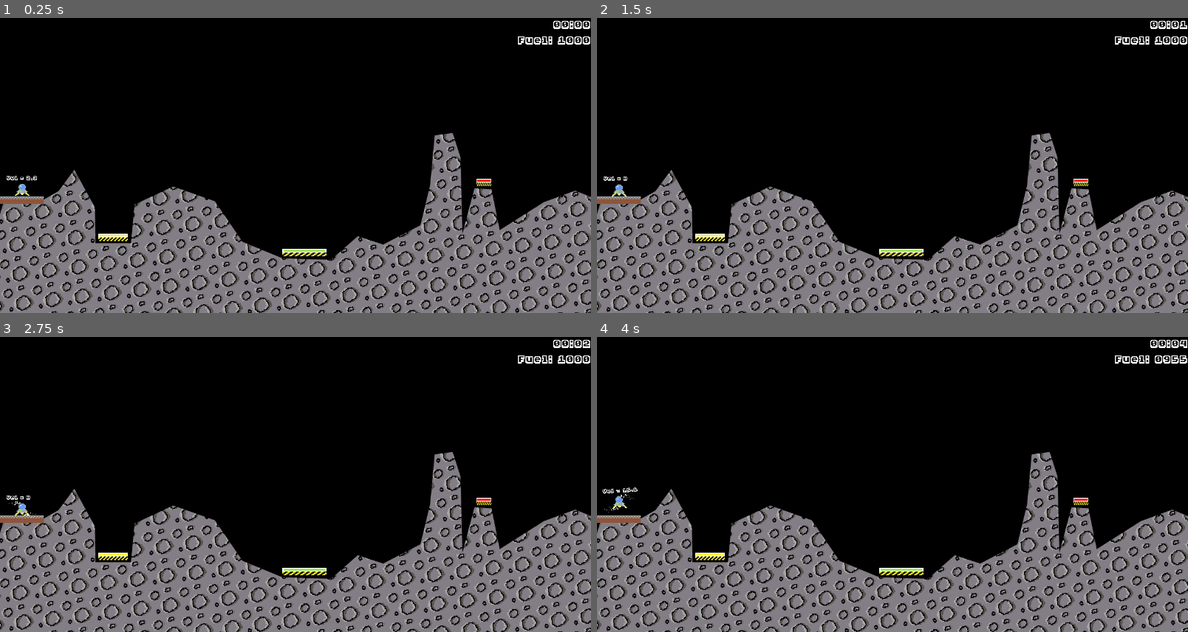
Above: before the commit, frames 1-4 (two rows, left to right).
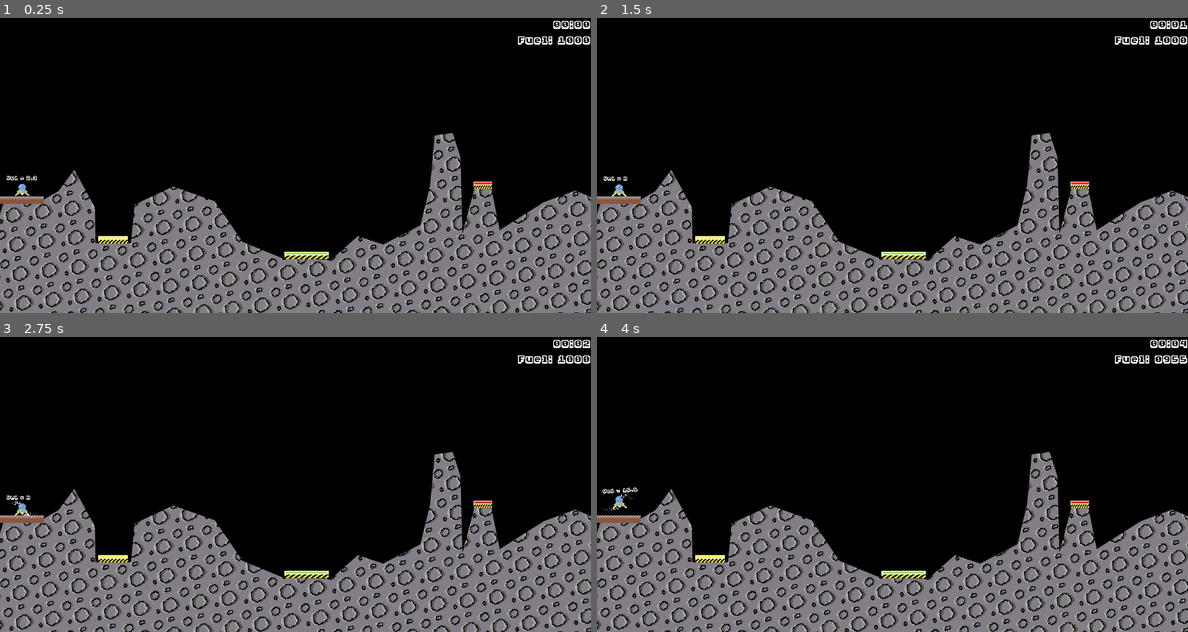
Above: after the commit, the same moments.

Repository: JestemStefan/GWJ_48_Moon_Lander
Game: Godot game, scene res://scenes/levels/Level_2.tscn
Two runs of this game, one before a commit and one after it. Both use one fixed random seed, a clock stepped at 60 frames per second and the inputs below. This scene is started directly instead of the project's main scene. Sound files missing from this copy of the repository are replaced by a short silence.
Inputs (mouse positions are in pixels of both pictures, inside the frame that each line leads up to):
- Up to frame 1 (0.25 s): no input
- Up to frame 2 (1.5 s): tap Enter at 0.5 s; move the mouse to (1022, 150) at 0.52 s; hold Right (ui_right) 0.53-1.28 s; tap Space at 1.25 s; move the mouse to (774, 180) at 1.27 s; hold Down (ui_down) from 1.28 s (still down)
- Up to frame 3 (2.75 s): tap Enter at 2 s; move the mouse to (354, 419) at 2.02 s; release Down (ui_down) at 2.03 s; hold Right (ui_right) from 2.03 s (still down)
- Up to frame 4 (4 s): tap Space at 2.75 s; move the mouse to (862, 543) at 2.77 s; release Right (ui_right) at 2.78 s; hold Up (ui_up) 2.78-3.53 s; move the mouse to (1069, 528) at 3.52 s; hold Left (ui_left) from 3.53 s (still down)

The runs differ from the first frame. In frame 1, 0.5% of the frame differs, in the area x 16-84%, y 54-82%; in frame 2, 0.5%; in frame 3, 0.5%; in frame 4, 0.5%.

Commit message:
Fix one leg landing

Diff:
--- a/scenes/level_elements/LandingPad.tscn
+++ b/scenes/level_elements/LandingPad.tscn
@@ -14,6 +14,7 @@
 } ]
 
 [node name="LandingPad" type="StaticBody2D"]
+collision_layer = 9
 script = ExtResource( 2 )
 
 [node name="CollisionShape2D" type="CollisionShape2D" parent="."]
--- a/scenes/levels/Level_2.tscn
+++ b/scenes/levels/Level_2.tscn
@@ -8,7 +8,7 @@
 [ext_resource path="res://scenes/UI/WinnerScreen.tscn" type="PackedScene" id=6]
 
 [sub_resource type="RectangleShape2D" id=4]
-extents = Vector2( 16, 8 )
+extents = Vector2( 20, 8 )
 
 [sub_resource type="RectangleShape2D" id=2]
 extents = Vector2( 32, 8 )
@@ -36,18 +36,18 @@
 position = Vector2( 47, 395 )
 
 [node name="LandingPad3" parent="." instance=ExtResource( 5 )]
-position = Vector2( 1048, 357 )
+position = Vector2( 1046, 363 )
 stars = 3
 
 [node name="CollisionShape2D" parent="LandingPad3" index="0"]
 shape = SubResource( 4 )
 
 [node name="Sprite" parent="LandingPad3" index="1"]
-scale = Vector2( 1, 2 )
+scale = Vector2( 1.25, 2 )
 frame = 2
 
 [node name="LandingPad2" parent="." instance=ExtResource( 5 )]
-position = Vector2( 245, 476 )
+position = Vector2( 245, 481 )
 stars = 2
 
 [node name="CollisionShape2D" parent="LandingPad2" index="0"]
@@ -58,7 +58,7 @@
 frame = 1
 
 [node name="LandingPad" parent="." instance=ExtResource( 5 )]
-position = Vector2( 659, 509 )
+position = Vector2( 664, 515 )
 stars = 1
 
 [node name="CollisionShape2D" parent="LandingPad" index="0"]
--- a/scenes/levels/Level_3.tscn
+++ b/scenes/levels/Level_3.tscn
@@ -13,7 +13,7 @@
 extents = Vector2( 32, 8 )
 
 [sub_resource type="RectangleShape2D" id=3]
-extents = Vector2( 16, 8 )
+extents = Vector2( 20, 8 )
 
 [node name="Level_3" type="Node2D"]
 
@@ -50,14 +50,14 @@
 frame = 1
 
 [node name="LandingPad3" parent="." instance=ExtResource( 12 )]
-position = Vector2( 221, 480 )
+position = Vector2( 220, 480 )
 stars = 3
 
 [node name="CollisionShape2D" parent="LandingPad3" index="0"]
 shape = SubResource( 3 )
 
 [node name="Sprite" parent="LandingPad3" index="1"]
-scale = Vector2( 1, 2 )
+scale = Vector2( 1.25, 2 )
 frame = 2
 
 [node name="Player" parent="." instance=ExtResource( 2 )]
@@ -72,6 +72,7 @@
 
 [node name="WinnerScreen" parent="UI" instance=ExtResource( 1 )]
 visible = false
+minimumFuelForStar = 400
 
 [connection signal="emitFuel" from="Player" to="UI/Counter" method="decreaseFuel"]
 [connection signal="fuelEmpty" from="UI/Counter" to="Player" method="_onFuelEmpty"]
--- a/scenes/levels/Level_4.tscn
+++ b/scenes/levels/Level_4.tscn
@@ -14,7 +14,7 @@
 extents = Vector2( 32, 8 )
 
 [sub_resource type="RectangleShape2D" id=3]
-extents = Vector2( 16, 8 )
+extents = Vector2( 20, 8 )
 
 [node name="Level_4" type="Node2D"]
 
@@ -52,14 +52,14 @@
 frame = 1
 
 [node name="LandingPad3" parent="." instance=ExtResource( 12 )]
-position = Vector2( 163, 247 )
+position = Vector2( 165, 247 )
 stars = 3
 
 [node name="CollisionShape2D" parent="LandingPad3" index="0"]
 shape = SubResource( 3 )
 
 [node name="Sprite" parent="LandingPad3" index="1"]
-scale = Vector2( 1, 2 )
+scale = Vector2( 1.25, 2 )
 frame = 2
 
 [node name="StartingPad" parent="." instance=ExtResource( 1 )]
@@ -75,6 +75,7 @@
 
 [node name="WinnerScreen" parent="UI" instance=ExtResource( 5 )]
 visible = false
+minimumFuelForStar = 400
 
 [connection signal="emitFuel" from="Player" to="UI/Counter" method="decreaseFuel"]
 [connection signal="fuelEmpty" from="UI/Counter" to="Player" method="_onFuelEmpty"]
--- a/scenes/levels/Level_5.tscn
+++ b/scenes/levels/Level_5.tscn
@@ -13,7 +13,7 @@
 extents = Vector2( 32, 8 )
 
 [sub_resource type="RectangleShape2D" id=3]
-extents = Vector2( 16, 8 )
+extents = Vector2( 20, 8 )
 
 [node name="Level_5" type="Node2D"]
 
@@ -57,7 +57,7 @@
 shape = SubResource( 3 )
 
 [node name="Sprite" parent="LandingPad3" index="1"]
-scale = Vector2( 1, 2 )
+scale = Vector2( 1.25, 2 )
 frame = 2
 
 [node name="Player" parent="." instance=ExtResource( 2 )]
--- a/scenes/levels/Tutorial.tscn
+++ b/scenes/levels/Tutorial.tscn
@@ -30,7 +30,7 @@
 } ]
 
 [sub_resource type="RectangleShape2D" id=4]
-extents = Vector2( 16, 8 )
+extents = Vector2( 20, 8 )
 
 [node name="Level_Tutorial" type="Node2D"]
 
@@ -75,7 +75,7 @@
 shape = SubResource( 4 )
 
 [node name="Sprite" parent="LandingPad3" index="1"]
-scale = Vector2( 1, 2 )
+scale = Vector2( 1.25, 2 )
 frames = SubResource( 3 )
 frame = 2
 
--- a/scenes/player/Player.tscn
+++ b/scenes/player/Player.tscn
@@ -145,4 +145,16 @@
 [node name="ControlEginesSFX" type="AudioStreamPlayer2D" parent="."]
 stream = ExtResource( 4 )
 
+[node name="LegRaycast" type="RayCast2D" parent="."]
+position = Vector2( -12, 9 )
+enabled = true
+cast_to = Vector2( 0, 16 )
+collision_mask = 8
+
+[node name="LegRaycast2" type="RayCast2D" parent="."]
+position = Vector2( 12, 9 )
+enabled = true
+cast_to = Vector2( 0, 16 )
+collision_mask = 8
+
 [connection signal="body_entered" from="." to="." method="_on_Player_body_entered"]
--- a/src/player/Player.gd
+++ b/src/player/Player.gd
@@ -82,13 +82,19 @@
 		GameManager.total_failure()
 
 
+func are_both_legs_on_pad():
+	return $LegRaycast.is_colliding() and $LegRaycast2.is_colliding()
+
+
 func _on_Player_body_entered(body):
 	if body is StartingPad and vel < 25:
 		return
 
-	elif body is LandingPad:
+	elif body is LandingPad and are_both_legs_on_pad():
 		if not is_landed:
 			is_landed = true
+
+
 			GameManager.landing(vel, body.stars)
 
 	else:
